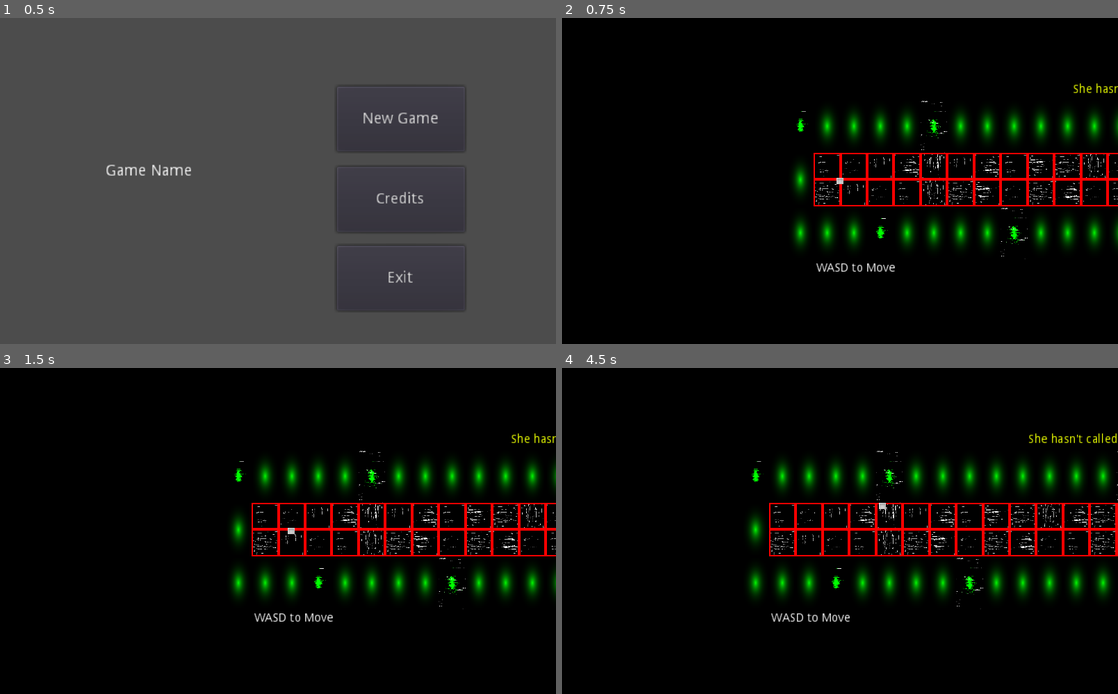
Above: before the commit, frames 1-4 (two rows, left to right).
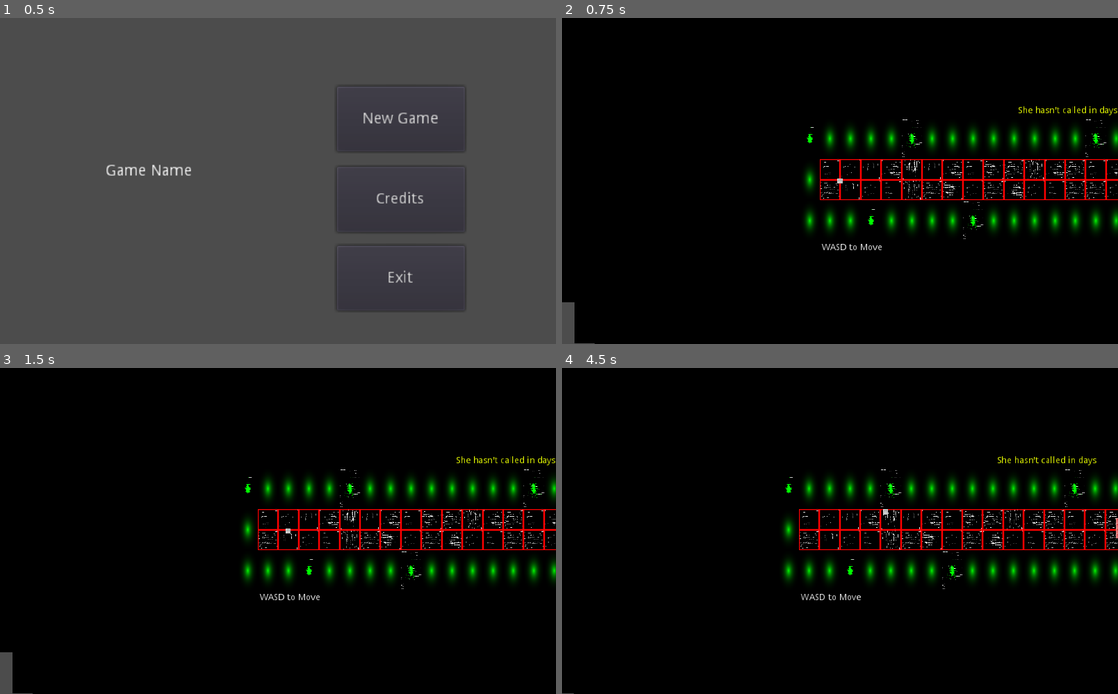
Above: after the commit, the same moments.

Repository: Screen-Punch/intd450
Game: Godot game, scene res://Levels/Main Menu.tscn
Same seed, same stepped clock (60 frames per second), same inputs: the game is played once before the commit and once after it. The engine's default icon, where the game draws it, is replaced by a stand-in: a white triangle on a blue panel in a dark square.
Inputs:
- Up to frame 1 (0.5 s): no input
- Up to frame 2 (0.75 s): click "New Game" at 0.5 s
- Up to frame 3 (1.5 s): tap Enter at 1.25 s; hold Right (ui_right) from 1.28 s (still down)
- Up to frame 4 (4.5 s): release Right (ui_right) at 2.03 s; hold Down (ui_down) 2.03-2.78 s; tap Space at 2.75 s; hold Right (ui_right) 2.78-3.53 s; hold Up (ui_up) 3.53-4.28 s; hold Left (ui_left) from 4.28 s (still down)

Frame 1 is identical in both runs. In frame 2, 11% of the frame differs, in the area x 0-100%, y 20-100%; in frame 3, 11%; in frame 4, 12%.

Commit message:
Added stair blocker

Diff:
--- a/Levels/Level 1-10.tscn
+++ b/Levels/Level 1-10.tscn
@@ -8,6 +8,7 @@
 [ext_resource path="res://Scenes/Key.tscn" type="PackedScene" id=6]
 [ext_resource path="res://Scenes/Lock.tscn" type="PackedScene" id=7]
 [ext_resource path="res://Scenes/Mirror.tscn" type="PackedScene" id=8]
+[ext_resource path="res://Scenes/StairBlocker.tscn" type="PackedScene" id=9]
 
 [sub_resource type="NavigationPolygon" id=1]
 
@@ -69,7 +70,7 @@
 
 [node name="Lock" parent="Key" index="2" instance=ExtResource( 7 )]
 
-position = Vector2( 206.655, -213.307 )
+position = Vector2( 138.636, -213.307 )
 
 [node name="Mirror" parent="." index="5" instance=ExtResource( 8 )]
 
@@ -80,6 +81,10 @@
 position = Vector2( 0.397217, 165.969 )
 scale = Vector2( 1, 4.2377 )
 
+[node name="StairBlocker" parent="." index="6" instance=ExtResource( 9 )]
+
+position = Vector2( 609.449, 95.2264 )
+
 [connection signal="keyGotten" from="Key" to="Key/Lock" method="_on_Key_keyGotten"]
 
 
--- a/Levels/Level 1-11.tscn
+++ b/Levels/Level 1-11.tscn
@@ -8,12 +8,13 @@
 [ext_resource path="res://Scenes/Key.tscn" type="PackedScene" id=6]
 [ext_resource path="res://Scenes/Lock.tscn" type="PackedScene" id=7]
 [ext_resource path="res://Scenes/Mirror.tscn" type="PackedScene" id=8]
+[ext_resource path="res://Scenes/StairBlocker.tscn" type="PackedScene" id=9]
 
 [sub_resource type="NavigationPolygon" id=1]
 
-vertices = PoolVector2Array( 125.522, -250.321, 135.045, -18 …(102 unchanged characters)…  518.264, -64.5883, 630.167, -64.5883, 640.732, 198.871, -129.564, 189.046, -62.9602, 65.6861, 134.122, -61.2479, -62.9602, -69.5989, -448.999, 189.001, -448.999, 64.0005, 447.931, -131.968, 503.233, -123.045, 257.479, -126.527, 134.122, -124.715, 445.21, -257.123 )
-polygons = [ PoolIntArray( 0, 1, 2, 3 ), PoolIntArray( 0, 3, 4, 5 ), PoolIntArray( 5, 4, 6 ), PoolIntArray( 7, 8, 9, 10, 11, 12 ), PoolIntArray( 11, 13, 12 ), PoolIntArray( 14, 15, 11, 10 ), PoolIntArray( 16, 17, 7, 12, 18 ), PoolIntArray( 12, 19, 18 ), PoolIntArray( 16, 18, 5, 6, 20 ) ]
-outlines = [ PoolVector2Array( -448.999, 64.0005, -62.9602,  …(275 unchanged characters)…  518.264, -64.5883, 630.167, -64.5883, 640.732, 198.871, -129.564, 189.046, -448.999, 189.001 ) ]
+vertices = PoolVector2Array( 125.522, -250.321, 135.045, -18 …(102 unchanged characters)…  518.264, -64.5883, 630.167, -64.5883, 625.032, -4.30472, 254.226, -1.29004, 254.226, 179.591, -62.9602, 65.6861, -62.9602, -69.5989, 134.122, -61.2479, 257.479, -126.527, 447.931, -131.968, 503.233, -123.045, -129.564, 189.046, -448.999, 189.001, -448.999, 64.0005, 134.122, -124.715, 445.21, -257.123 )
+polygons = [ PoolIntArray( 0, 1, 2, 3 ), PoolIntArray( 0, 3, 4, 5 ), PoolIntArray( 5, 4, 6 ), PoolIntArray( 7, 8, 9, 10 ), PoolIntArray( 11, 12, 13, 14, 10 ), PoolIntArray( 15, 16, 17, 7, 10, 14 ), PoolIntArray( 18, 19, 20, 12, 11 ), PoolIntArray( 14, 21, 15 ), PoolIntArray( 16, 15, 5, 6, 22 ) ]
+outlines = [ PoolVector2Array( -448.999, 64.0005, -62.9602,  …(275 unchanged characters)…  518.264, -64.5883, 630.167, -64.5883, 625.032, -4.30472, 254.226, -1.29004, 254.226, 179.591, -129.564, 189.046, -448.999, 189.001 ) ]
 
 [node name="Level 1-11" type="Node2D"]
 
@@ -35,7 +36,7 @@
 collision_mask = 1
 occluder_light_mask = 1
 format = 1
-tile_data = PoolIntArray( -458753, 3, 0, -524288, 3, 0, -524 …(340 unchanged characters)… 3, 0, -3, 3, 0, -2, 3, 0, -65526, 3, 0, 131064, 3, 0, 65546, 3, 0, 262136, 3, 0, 262137, 3, 0, 262138, 3, 0, 262139, 3, 0, 262140, 3, 0, 262141, 3, 0, 262142, 3, 0, 262143, 3, 0, 196608, 3, 0, 196609, 3, 0, 196610, 3, 0, 196611, 3, 0, 196612, 3, 0, 196613, 3, 0, 196614, 3, 0, 196615, 3, 0, 196616, 3, 0, 196617, 3, 0, 196618, 3, 0 )
+tile_data = PoolIntArray( -458753, 3, 0, -524288, 3, 0, -524 …(340 unchanged characters)… 3, 0, -3, 3, 0, -2, 3, 0, -65526, 3, 0, 4, 3, 0, 5, 3, 0, 6, 3, 0, 7, 3, 0, 8, 3, 0, 9, 3, 0, 131064, 3, 0, 131076, 3, 0, 262136, 3, 0, 262137, 3, 0, 262138, 3, 0, 262139, 3, 0, 262140, 3, 0, 262141, 3, 0, 262142, 3, 0, 262143, 3, 0, 196608, 3, 0, 196609, 3, 0, 196610, 3, 0, 196611, 3, 0 )
 __meta__ = {
 "_edit_lock_": true
 }
@@ -82,6 +83,10 @@
 position = Vector2( 0.397217, 309.71 )
 scale = Vector2( 1, 8.72962 )
 
+[node name="StairBlocker" parent="." index="6" instance=ExtResource( 9 )]
+
+position = Vector2( 289.76, -228.543 )
+
 [connection signal="keyGotten" from="Key" to="Key/Lock" method="_on_Key_keyGotten"]
 
 
--- a/Levels/Level 1-12.tscn
+++ b/Levels/Level 1-12.tscn
@@ -8,6 +8,7 @@
 [ext_resource path="res://Scenes/Key.tscn" type="PackedScene" id=6]
 [ext_resource path="res://Scenes/Lock.tscn" type="PackedScene" id=7]
 [ext_resource path="res://Scenes/Mirror.tscn" type="PackedScene" id=8]
+[ext_resource path="res://Scenes/StairBlocker.tscn" type="PackedScene" id=9]
 
 [sub_resource type="NavigationPolygon" id=1]
 
@@ -15,7 +16,7 @@
 polygons = [ PoolIntArray( 0, 1, 2, 3 ), PoolIntArray( 4, 5, 3, 2, 6, 7 ), PoolIntArray( 8, 9, 1, 0, 10 ), PoolIntArray( 11, 12, 8, 10, 5, 4 ), PoolIntArray( 13, 14, 7, 6 ), PoolIntArray( 4, 7, 15 ) ]
 outlines = [ PoolVector2Array( -448.999, 64.0005, -62.2901, 64.4016, -62.2901, -190.339, 121.606, -193.354, 124.62, -25 …(234 unchanged characters)…
 
-[node name="Level 1-12" type="Node2D"]
+[node name="Level 1-12" type="Node2D" index="0"]
 
 [node name="TileMap" type="TileMap" parent="." index="0"]
 
@@ -70,7 +71,7 @@
 
 [node name="Lock3" parent="KeysAndLocks" index="1" instance=ExtResource( 7 )]
 
-position = Vector2( 997.71, 32.2636 )
+position = Vector2( 941.935, 30.9032 )
 _sections_unfolded = [ "Collision", "Visibility" ]
 
 [node name="Key2" parent="KeysAndLocks" index="2" instance=ExtResource( 6 )]
@@ -79,7 +80,7 @@
 
 [node name="Lock2" parent="KeysAndLocks" index="3" instance=ExtResource( 7 )]
 
-position = Vector2( 1060.33, 29.1141 )
+position = Vector2( 1004.55, 29.1141 )
 _sections_unfolded = [ "Collision", "Visibility" ]
 
 [node name="Key3" parent="KeysAndLocks" index="4" instance=ExtResource( 6 )]
@@ -88,7 +89,7 @@
 
 [node name="Lock" parent="KeysAndLocks" index="5" instance=ExtResource( 7 )]
 
-position = Vector2( 929.639, 34.5623 )
+position = Vector2( 875.224, 34.5623 )
 _sections_unfolded = [ "Collision", "Visibility" ]
 
 [node name="Mirror" parent="." index="5" instance=ExtResource( 8 )]
@@ -131,6 +132,10 @@
 position = Vector2( 0.397217, 126.518 )
 scale = Vector2( 1, 3.00484 )
 
+[node name="StairBlocker" parent="." index="9" instance=ExtResource( 9 )]
+
+position = Vector2( 1061.09, 28.5679 )
+
 [connection signal="keyGotten" from="KeysAndLocks/Key" to="KeysAndLocks/Lock3" method="_on_Key_keyGotten"]
 
 [connection signal="keyGotten" from="KeysAndLocks/Key2" to="KeysAndLocks/Lock2" method="_on_Key_keyGotten"]
--- a/Levels/Level1-3.tscn
+++ b/Levels/Level1-3.tscn
@@ -6,6 +6,7 @@
 [ext_resource path="res://Scenes/Nav2D.tscn" type="PackedScene" id=4]
 [ext_resource path="res://Scenes/Monster.tscn" type="PackedScene" id=5]
 [ext_resource path="res://Scenes/Mirror.tscn" type="PackedScene" id=6]
+[ext_resource path="res://Scenes/StairBlocker.tscn" type="PackedScene" id=7]
 
 [sub_resource type="NavigationPolygon" id=1]
 
@@ -103,6 +104,11 @@
 position = Vector2( 0.397217, 201.729 )
 scale = Vector2( 1, 5.3552 )
 
+[node name="StairBlocker" parent="." index="7" instance=ExtResource( 7 )]
+
+position = Vector2( 1084.22, -257.09 )
+scale = Vector2( 1.23156, 1.91372 )
+
 
 [editable path="Mirror"]
 [editable path="Mirror2"]
--- a/Levels/Level1-4.tscn
+++ b/Levels/Level1-4.tscn
@@ -6,7 +6,7 @@
 [ext_resource path="res://Scenes/Nav2D.tscn" type="PackedScene" id=4]
 [ext_resource path="res://Scenes/Monster.tscn" type="PackedScene" id=5]
 [ext_resource path="res://Scenes/Mirror.tscn" type="PackedScene" id=6]
-
+[ext_resource path="res://Scenes/StairBlocker.tscn" type="PackedScene" id=7]
 
 [sub_resource type="NavigationPolygon" id=1]
 
@@ -14,7 +14,7 @@
 polygons = [ PoolIntArray( 0, 1, 2, 3 ), PoolIntArray( 4, 5, 6, 7 ), PoolIntArray( 7, 6, 8, 9 ), PoolIntArray( 9, 8, 10, 0 ), PoolIntArray( 3, 11, 12, 9 ), PoolIntArray( 0, 3, 9 ) ]
 outlines = [ PoolVector2Array( -446.437, -62.4505, 197.171, -56.7083, 198.399, -192.988, 319.946, -191.76, 321.432, 193.506, 643.871, 192.398, 642.763, -190.983, 767.971, -192.091, 761.323, 313.174, 194.008, 316.498, 191.792, 62.7577, 192.9, 61.6497, -448.653, 64.9738 ) ]
 
-[node name="Level1-4" type="Node2D" index="0"]
+[node name="Level1-4" type="Node2D"]
 
 [node name="TileMap" type="TileMap" parent="." index="0"]
 
@@ -106,6 +106,11 @@
 position = Vector2( 0.397217, 311.929 )
 scale = Vector2( 1, 8.79894 )
 
+[node name="StairBlocker" parent="." index="7" instance=ExtResource( 7 )]
+
+position = Vector2( 704.272, -68.7535 )
+scale = Vector2( 1.94506, 1 )
+
 
 [editable path="Mirror"]
 [editable path="Mirror2"]
--- a/Levels/Level1-5.tscn
+++ b/Levels/Level1-5.tscn
@@ -6,12 +6,13 @@
 [ext_resource path="res://Scenes/Nav2D.tscn" type="PackedScene" id=4]
 [ext_resource path="res://Scenes/Monster.tscn" type="PackedScene" id=5]
 [ext_resource path="res://Scenes/Mirror.tscn" type="PackedScene" id=6]
+[ext_resource path="res://Scenes/StairBlocker.tscn" type="PackedScene" id=7]
 
 [sub_resource type="NavigationPolygon" id=1]
 
-vertices = PoolVector2Array( 768.343, 256.474, -451.098, 257.982, -445.995, 124.146, 512.033, 192.451, -196.311, -319.313, -251.559, -320.541, -249.104, -384.383, -191.4, -386.839, 382.205, -451.845, 568.577, -447.764, 573.483, -192.855, 508.72, -192.013, 384.069, -250.032, 642.781, 197.991, 642.037, -257.311, 765.831, -257.311, -187.717, -448.226, -192.628, -257.926, 377.532, 124.146, 508.72, -66.8581 )
-polygons = [ PoolIntArray( 0, 1, 2, 3 ), PoolIntArray( 4, 5, 6, 7 ), PoolIntArray( 8, 9, 10, 11, 12 ), PoolIntArray( 13, 14, 15, 0 ), PoolIntArray( 7, 16, 8, 12 ), PoolIntArray( 12, 17, 4, 7 ), PoolIntArray( 18, 12, 11, 19 ), PoolIntArray( 18, 19, 3 ), PoolIntArray( 2, 18, 3 ), PoolIntArray( 0, 3, 13 ) ]
-outlines = [ PoolVector2Array( -445.995, 124.146, 377.532, 124.146, 384.069, -250.032, -192.628, -257.926, -196.311, -319.313, -251.559, -320.541, -249.104, -384.383, -191.4, -386.839, -187.717, -448.226, 382.205, -451.845, 568.577, -447.764,  …(168 unchanged characters)…
+vertices = PoolVector2Array( 768.343, 256.474, -451.098, 257.982, -445.995, 124.146, 512.033, 192.451, 384.069, -250.032, 62.5863, -260.101, 65.9104, -317.719, 382.205, -451.845, 568.577, -447.764, 573.483, -192.855, 508.72, -192.013, 642.781, 197.991, 642.037, -257.311, 765.831, -257.311, -0.571808, -323.26, -0.571808, -383.094, 61.4783, -393.066, 68.1265, -446.252, 377.532, 124.146, 508.72, -66.8581 )
+polygons = [ PoolIntArray( 0, 1, 2, 3 ), PoolIntArray( 4, 5, 6, 7 ), PoolIntArray( 7, 8, 9, 10, 4 ), PoolIntArray( 11, 12, 13, 0 ), PoolIntArray( 6, 14, 15, 16 ), PoolIntArray( 16, 17, 7, 6 ), PoolIntArray( 18, 4, 10, 19 ), PoolIntArray( 18, 19, 3 ), PoolIntArray( 2, 18, 3 ), PoolIntArray( 0, 3, 11 ) ]
+outlines = [ PoolVector2Array( -445.995, 124.146, 377.532, 124.146, 384.069, -250.032, 62.5863, -260.101, 65.9104, -317.719, -0.571808, -323.26, -0.571808, -383.094, 61.4783, -393.066, 68.1265, -446.252, 382.205, -451.845, 568.577, -447.764,  …(168 unchanged characters)…
 
 [node name="Level1-5" type="Node2D"]
 
@@ -35,7 +36,7 @@
 collision_mask = 1
 occluder_light_mask = 1
 format = 1
-tile_data = PoolIntArray( -524291, 3, 0, -524290, 3, 0, -524289, 3, 0, -589824, 3, 0, -589823, 3, 0, -589822, 3, 0, -589821, 3, 0, -589820, 3, 0, -589819, 3, 0, -589818, 3, 0, -589817, 3, 0, -589816, 3, 0, -589815, 3, 0, -458757, 3, 0, -458756, 3, 0, -458743, 3, 0, -327685, 3, 0, -393206, 3, 0, -393205, 3, 0, -393204, 3, 0, -262148, 3, 0, -327671, 3, 0, -196611, 3, 0, -196610, 3, 0, -196609, 3, 0, -262144, 3, 0, -262143, 3, 0, -262142, 3, 0, -2 …(662 unchanged characters)…
+tile_data = PoolIntArray( -589823, 3, 0, -589822, 3, 0, -589821, 3, 0, -589820, 3, 0, -589819, 3, 0, -589818, 3, 0, -589817, 3, 0, -589816, 3, 0, -589815, 3, 0, -458753, 3, 0, -524288, 3, 0, -458743, 3, 0, -327681, 3, 0, -393206, 3, 0, -393205, 3, 0, -393204, 3, 0, -327680, 3, 0, -327671, 3, 0, -262143, 3, 0, -262142, 3, 0, -2 …(662 unchanged characters)…
 __meta__ = {
 "_edit_lock_": true
 }
@@ -87,7 +88,7 @@
 [node name="Mirror" parent="." index="5" instance=ExtResource( 6 )]
 
 editor/display_folded = true
-position = Vector2( -216.916, -355.75 )
+position = Vector2( 25.2313, -357.11 )
 rotation = -1.5708
 _sections_unfolded = [ "Collision", "Transform", "Visibility" ]
 
@@ -108,6 +109,11 @@
 position = Vector2( 0.397217, 383.713 )
 scale = Vector2( 1, 11.0422 )
 
+[node name="StairBlocker" parent="." index="7" instance=ExtResource( 7 )]
+
+position = Vector2( 702.595, -92.5057 )
+scale = Vector2( 2.08279, 1 )
+
 
 [editable path="Mirror"]
 [editable path="Mirror3"]
--- a/Levels/Level1-6a.tscn
+++ b/Levels/Level1-6a.tscn
@@ -6,12 +6,13 @@
 [ext_resource path="res://Scenes/Nav2D.tscn" type="PackedScene" id=4]
 [ext_resource path="res://Scenes/Monster.tscn" type="PackedScene" id=5]
 [ext_resource path="res://Scenes/Mirror.tscn" type="PackedScene" id=6]
+[ext_resource path="res://Scenes/StairBlocker.tscn" type="PackedScene" id=7]
 
 [sub_resource type="NavigationPolygon" id=1]
 
-vertices = PoolVector2Array( 126.435, 256.063, -451.098, 257.982, -445.995, 124.146, 127.734, 128.165, 128.001, 191.001, 1150.26, 123.904, 1153.94, 258.956, 643.296, 256.185, 578.003, 128.001, 579.003, 256.001, 641.626, 316.312, 581.169, 318.681, 192.423, 191.189, 192.002, 129.001, 3 …(106 unchanged characters)…
-polygons = [ PoolIntArray( 0, 1, 2, 3, 4 ), PoolIntArray( 5, 6, 7, 8 ), PoolIntArray( 9, 8, 7, 10, 11 ), PoolIntArray( 12, 13, 14, 15 ), PoolIntArray( 9, 11, 16, 17, 18, 15 ), PoolIntArray( 0, 4, 12, 15, 18, 19 ) ]
-outlines = [ PoolVector2Array( -445.995, 124.146, 127.734, 1 …(94 unchanged characters)… 01, 579.003, 256.001, 578.003, 128.001, 1150.26, 123.904, 1153.94, 258.956, 643.296, 256.185, 641.626, 316.312, 58 …(126 unchanged characters)…
+vertices = PoolVector2Array( 760.786, 132.888, 765.308, 259.505, 643.296, 256.185, 578.003, 128.001, 579.003, 256.001, 641.626, 316.312, 581.169, 318.681, 126.435, 256.063, -451.098, 257.982, -445.995, 124.146, 127.734, 128.165, 128.001, 191.001, 192.423, 191.189, 192.002, 129.001, 3 …(106 unchanged characters)…
+polygons = [ PoolIntArray( 0, 1, 2, 3 ), PoolIntArray( 4, 3, 2, 5, 6 ), PoolIntArray( 7, 8, 9, 10, 11 ), PoolIntArray( 12, 13, 14, 15 ), PoolIntArray( 4, 6, 16, 17, 18, 15 ), PoolIntArray( 7, 11, 12, 15, 18, 19 ) ]
+outlines = [ PoolVector2Array( -445.995, 124.146, 127.734, 1 …(94 unchanged characters)… 01, 579.003, 256.001, 578.003, 128.001, 760.786, 132.888, 765.308, 259.505, 643.296, 256.185, 641.626, 316.312, 58 …(126 unchanged characters)…
 
 [node name="Level1-6a" type="Node2D"]
 
@@ -35,7 +36,7 @@
 collision_mask = 1
 occluder_light_mask = 1
 format = 1
-tile_data = PoolIntArray( 65528, 3, 0, 65529, 3, 0, 65530, 3 …(150 unchanged characters)…  9, 3, 0, 10, 3, 0, 11, 3, 0, 12, 3, 0, 13, 3, 0, 14, 3, 0, 15, 3, 0, 16, 3, 0, 17, 3, 0, 18, 3, 0, 65538, 3, 0, 196600, 3, 0, 131078, 3, 0, 131079, 3, 0, 131080, 3, 0, 131090, 3, 0, 327672, 3, 0, 327673, 3, 0, 327674, 3, 0, 327675, 3, 0, 327676, 3, 0, 327677, 3, 0, 327678, 3, 0, 327679, 3, 0, 262144, 3, 0, 262145, 3, 0, 262154, 3, 0, 262155, 3, 0, 262156, 3, 0, 262157, 3, 0, 262158, 3, 0, 262159, 3, 0, 262160, 3, 0, 262161, 3, 0, 262162, 3, 0, 327682, 3, 0, 327689, 3, 0, 3932 …(136 unchanged characters)…
+tile_data = PoolIntArray( 65528, 3, 0, 65529, 3, 0, 65530, 3 …(150 unchanged characters)…  9, 3, 0, 10, 3, 0, 11, 3, 0, 12, 3, 0, 65538, 3, 0, 196600, 3, 0, 131078, 3, 0, 131079, 3, 0, 131080, 3, 0, 131084, 3, 0, 327672, 3, 0, 327673, 3, 0, 327674, 3, 0, 327675, 3, 0, 327676, 3, 0, 327677, 3, 0, 327678, 3, 0, 327679, 3, 0, 262144, 3, 0, 262145, 3, 0, 262154, 3, 0, 262155, 3, 0, 262156, 3, 0, 327682, 3, 0, 327689, 3, 0, 3932 …(136 unchanged characters)…
 __meta__ = {
 "_edit_lock_": true
 }
@@ -46,7 +47,7 @@
 
 [node name="next_W" parent="." index="2" instance=ExtResource( 3 )]
 
-position = Vector2( 1080.37, 190.327 )
+position = Vector2( 713.61, 192.543 )
 next_world = "res://Levels/Level1-7a.tscn"
 
 [node name="Label" type="Label" parent="." index="3"]
@@ -102,7 +103,7 @@
 [node name="Mirror3" parent="." index="6" instance=ExtResource( 6 )]
 
 editor/display_folded = true
-position = Vector2( 233.152, 549.016 )
+position = Vector2( 351.712, 545.692 )
 rotation = 3.14159
 _sections_unfolded = [ "Collision", "Transform", "Visibility" ]
 
@@ -111,6 +112,10 @@
 position = Vector2( 0.397217, 225.189 )
 scale = Vector2( 1, 6.08833 )
 
+[node name="StairBlocker" parent="." index="7" instance=ExtResource( 7 )]
+
+position = Vector2( 608.312, 283.657 )
+
 
 [editable path="Mirror"]
 [editable path="Mirror3"]
--- a/Levels/Level1-7a.tscn
+++ b/Levels/Level1-7a.tscn
@@ -6,6 +6,7 @@
 [ext_resource path="res://Scenes/Nav2D.tscn" type="PackedScene" id=4]
 [ext_resource path="res://Scenes/Monster.tscn" type="PackedScene" id=5]
 [ext_resource path="res://Scenes/Mirror.tscn" type="PackedScene" id=6]
+[ext_resource path="res://Scenes/StairBlocker.tscn" type="PackedScene" id=7]
 
 [sub_resource type="NavigationPolygon" id=1]
 
@@ -111,6 +112,10 @@
 position = Vector2( 0.397217, 225.189 )
 scale = Vector2( 1, 6.08833 )
 
+[node name="StairBlocker" parent="." index="7" instance=ExtResource( 7 )]
+
+position = Vector2( 674.747, -32.649 )
+
 
 [editable path="Mirror"]
 [editable path="Mirror3"]
--- a/Levels/Level1-8.tscn
+++ b/Levels/Level1-8.tscn
@@ -6,6 +6,7 @@
 [ext_resource path="res://Scenes/Nav2D.tscn" type="PackedScene" id=4]
 [ext_resource path="res://Scenes/Monster.tscn" type="PackedScene" id=5]
 [ext_resource path="res://Scenes/Mirror.tscn" type="PackedScene" id=6]
+[ext_resource path="res://Scenes/StairBlocker.tscn" type="PackedScene" id=7]
 
 [sub_resource type="NavigationPolygon" id=1]
 
@@ -99,5 +100,9 @@
 position = Vector2( 0.397217, 167.256 )
 scale = Vector2( 1, 4.27792 )
 
+[node name="StairBlocker" parent="." index="6" instance=ExtResource( 7 )]
+
+position = Vector2( -223.449, 34.3768 )
+
 
 [editable path="Mirror"]
--- a/Levels/Level1-9.tscn
+++ b/Levels/Level1-9.tscn
@@ -6,6 +6,7 @@
 [ext_resource path="res://Scenes/Nav2D.tscn" type="PackedScene" id=4]
 [ext_resource path="res://Scenes/Monster.tscn" type="PackedScene" id=5]
 [ext_resource path="res://Scenes/Mirror.tscn" type="PackedScene" id=6]
+[ext_resource path="res://Scenes/StairBlocker.tscn" type="PackedScene" id=7]
 
 [sub_resource type="NavigationPolygon" id=1]
 
@@ -101,7 +102,7 @@
 [node name="Mirror2" parent="." index="6" instance=ExtResource( 6 )]
 
 editor/display_folded = true
-position = Vector2( 861.715, 93.6736 )
+position = Vector2( 810.021, 92.3132 )
 rotation = 1.5708
 _sections_unfolded = [ "Collision", "Transform", "Visibility" ]
 
@@ -123,6 +124,10 @@
 scale = Vector2( 1, 7.05541 )
 _sections_unfolded = [ "Collision", "Transform" ]
 
+[node name="StairBlocker" parent="." index="8" instance=ExtResource( 7 )]
+
+position = Vector2( 870.642, 96.5868 )
+
 
 [editable path="Mirror"]
 [editable path="Mirror2"]
--- a/Levels/Main Menu.tscn
+++ b/Levels/Main Menu.tscn
@@ -2,7 +2,7 @@
 
 [ext_resource path="res://Scripts/Main Menu.gd" type="Script" id=1]
 
-[node name="Main Menu" type="Control" index="0"]
+[node name="Main Menu" type="Control"]
 
 anchor_left = 0.0
 anchor_top = 0.0
--- a/Scenes/Mirror.tscn
+++ b/Scenes/Mirror.tscn
@@ -13,7 +13,9 @@
 custom_solver_bias = 0.0
 extents = Vector2( 32, 32 )
 
-[node name="Mirror" type="StaticBody2D"]
+[node name="Mirror" type="StaticBody2D" groups=[
+"Mirror",
+]]
 
 modulate = Color( 0, 1, 0.34375, 1 )
 input_pickable = false
--- /dev/null
+++ b/Scenes/StairBlocker.tscn
@@ -0,0 +1,28 @@
+[gd_scene load_steps=3 format=2]
+
+[ext_resource path="res://godotIcon.png" type="Texture" id=1]
+
+[sub_resource type="RectangleShape2D" id=1]
+
+custom_solver_bias = 0.0
+extents = Vector2( 32, 32 )
+
+[node name="StairBlocker" type="StaticBody2D" groups=[
+"StairBlocker",
+]]
+
+input_pickable = false
+collision_layer = 1
+collision_mask = 1
+constant_linear_velocity = Vector2( 0, 0 )
+constant_angular_velocity = 0.0
+friction = 1.0
+bounce = 0.0
+
+[node name="CollisionShape2D" type="CollisionShape2D" parent="." index="0"]
+
+shape = SubResource( 1 )
+
+[node name="Sprite" type="Sprite" parent="." index="1"]
+
+texture = ExtResource( 1 )
--- a/Scenes/player.tscn
+++ b/Scenes/player.tscn
@@ -55,7 +55,7 @@
 anchor_mode = 1
 rotating = false
 current = true
-zoom = Vector2( 1.3, 1.3 )
+zoom = Vector2( 1.7, 1.7 )
 limit_left = -10000000
 limit_top = -10000000
 limit_right = 10000000
--- a/Scripts/Mirror.gd
+++ b/Scripts/Mirror.gd
@@ -21,6 +21,11 @@
 	var enemies = get_tree().get_nodes_in_group("Monster")
 	for enemy in enemies:
 		enemy.findNewTarget();
+	var mirrorsLeft = get_tree().get_nodes_in_group("Mirror")
+	if len(mirrorsLeft)-1 == 0:
+		var blockers = get_tree().get_nodes_in_group("StairBlocker")
+		for blocker in blockers:
+			blocker.queue_free();
 	queue_free()
 
 func _on_Area2D_body_entered(body):
Not shown: 1 places in Levels/Level 1-10.tscn that only renumber resources
Not shown: 1 places in Levels/Level 1-11.tscn that only renumber resources
Not shown: 1 places in Levels/Level 1-12.tscn that only renumber resources
Not shown: 1 places in Levels/Level1-3.tscn that only renumber resources
Not shown: 1 places in Levels/Level1-4.tscn that only renumber resources
Not shown: 1 places in Levels/Level1-5.tscn that only renumber resources
Not shown: 1 places in Levels/Level1-6a.tscn that only renumber resources
Not shown: 1 places in Levels/Level1-7a.tscn that only renumber resources
Not shown: 1 places in Levels/Level1-8.tscn that only renumber resources
Not shown: 1 places in Levels/Level1-9.tscn that only renumber resources
